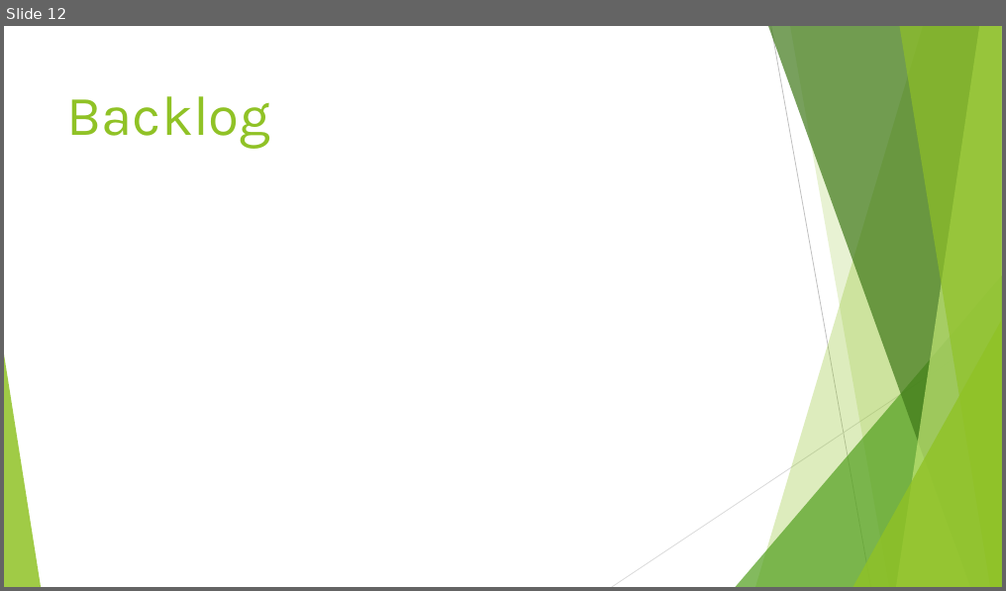
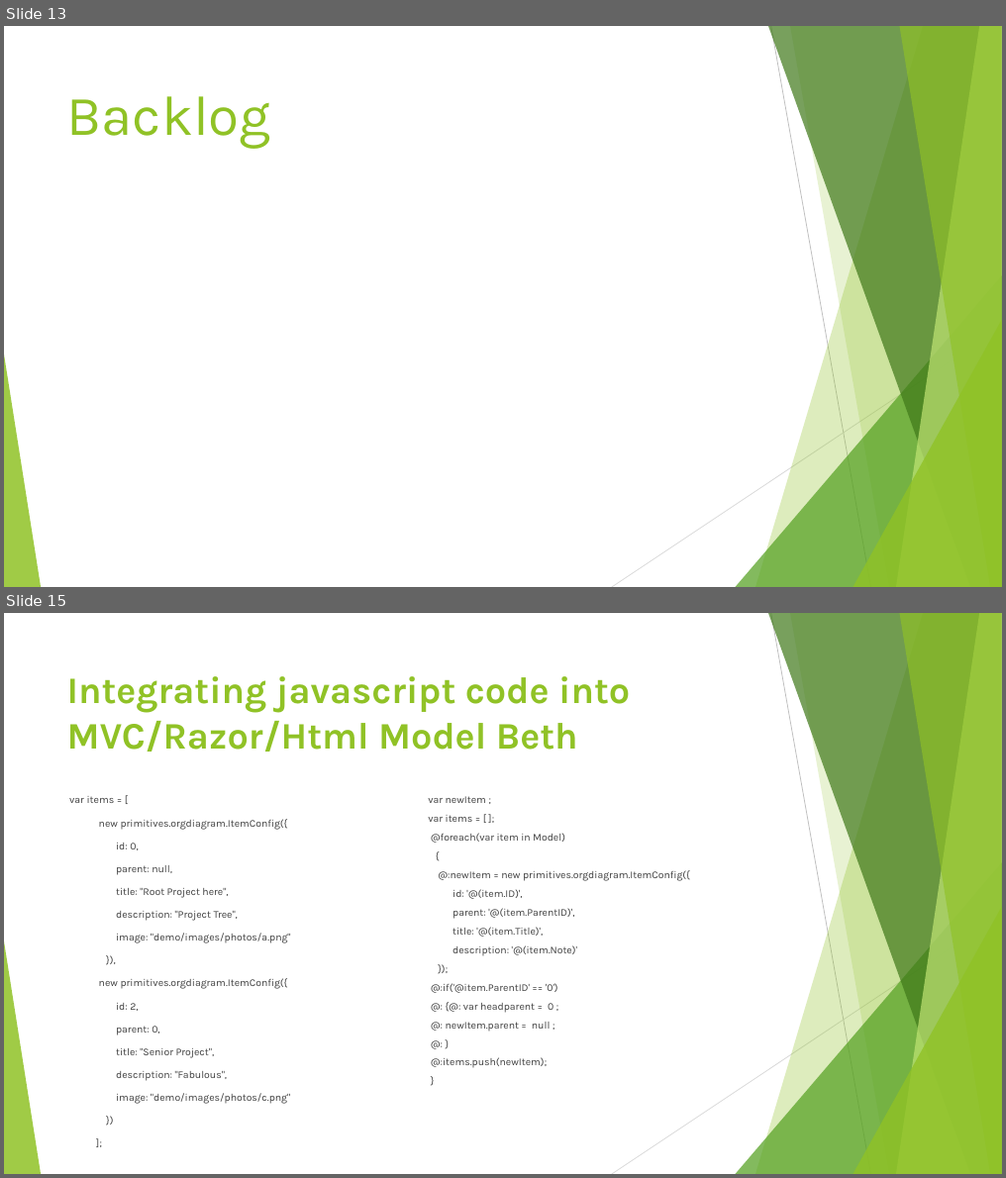
Before and after one commit to Project6/Planit, a slide deck: Final Project Documentation/CSC521.pptx. Shown one above the other, each under a label of ours: slide 12 before the commit, slides 13 and 15 after it; the slides between them are not shown. The pictures are 1006x591 and 1006x1178 pixels, drawn with LibreOffice and Linux fonts; fonts in the diff are those of the drawing. Boxes give left, top, right and bottom in pixels: in the first picture for what was removed or moved away, otherwise in the second. Text is boxed around its words. In the diff, an @@ line names an element or a change of style, - is before the commit and + after.

```diff
--- a/Final Project Documentation/CSC521.pptx
+++ b/Final Project Documentation/CSC521.pptx
@@ slide 15 added at <box>4,613,1002,1174</box>, background #FFFFFF; not listed: 10 template elements that a slide beside it also shows @@
@@ title added at <box>67,676,630,752</box>, 36 pt, text #90C226, bold @@
+Integrating javascript code into MVC/Razor/Html Model Beth
@@ text added at <box>69,796,291,1104</box>, 10 pt, text #404040 @@
+var items = [
+new primitives.orgdiagram.ItemConfig({
+id: 0,
+parent: null,
+title: "Root Project here",
+description: "Project Tree",
+image: "demo/images/photos/a.png"
+}),
+new primitives.orgdiagram.ItemConfig({
+id: 2,
+parent: 0,
+title: "Senior Project",
+description: "Fabulous",
+image: "demo/images/photos/c.png"
+})
+];
@@ text added at <box>428,796,690,1067</box>, 10 pt, text #404040 @@
+var newItem ;
+var items = [ ];
+@foreach(var item in Model)
+{
+@:newItem = new primitives.orgdiagram.ItemConfig({
+id: '@(item.ID)',
+parent: '@(item.ParentID)',
+title: '@(item.Title)',
+description: '@(item.Note)'
+});
+@:if('@item.ParentID' == '0')
+@: {@: var headparent = 0 ;
+@: newItem.parent = null ;
+@: }
+@:items.push(newItem);
+}
@@ what was slide 12 is now slide 13 @@
```
Also in this commit, not shown: 2 slides changed, 1 other slide added.
